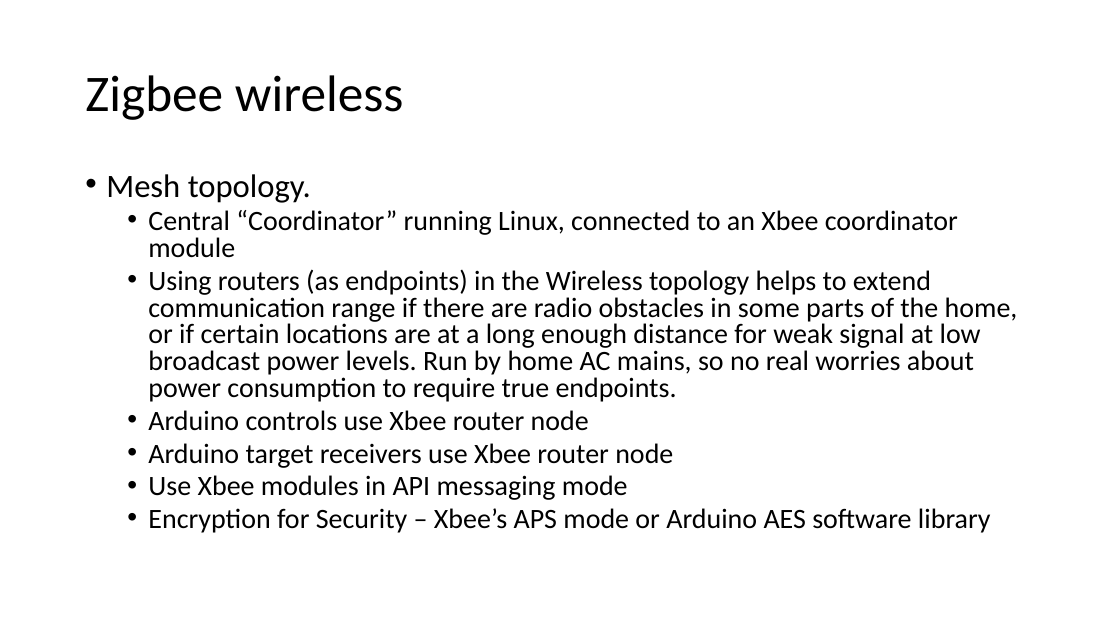
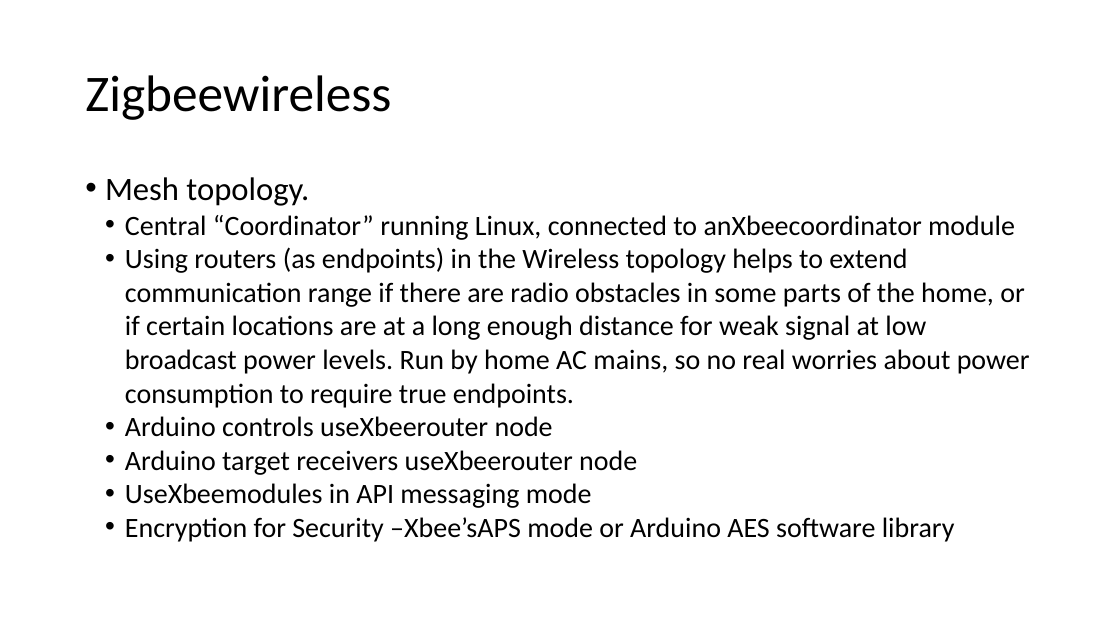
Before and after one commit to amigabill/jhu_EN525.743, a slide deck: slide 3 of Docs/pdr_wtoner_2015fall.pptx. Drawn at 1120x630 pixels with LibreOffice and Linux fonts; fonts in the diff are those of the drawing. Boxes give left, top, right and bottom in pixels: in the first picture for what was removed or moved away, otherwise in the second. Text is boxed around its words. In the diff, an @@ line names an element or a change of style, - is before the commit and + after.

```diff
--- a/Docs/pdr_wtoner_2015fall.pptx
+++ b/Docs/pdr_wtoner_2015fall.pptx
@@ text at (85,75,391,120): spaces changed @@
-Zigbee wireless
+Zigbeewireless
@@ text at (105,177,1030,408): indent changed; line spacing 0.8 to 0.9; less space between paragraphs; line spacing 0.8 to 1 @@
@@ text at (125,215,1015,240): text changed @@
-  • Central “Coordinator” running Linux, connected to an Xbee coordinator module
+  • Central “Coordinator” running Linux, connected to anXbeecoordinator module
@@ text at (125,416,955,542): text changed @@
-  • Arduino controls use Xbee router node
-  • Arduino target receivers use Xbee router node
-  • Use Xbee modules in API messaging mode
-  • Encryption for Security – Xbee’s APS mode or Arduino AES software library
+  • Arduino controls useXbeerouter node
+  • Arduino target receivers useXbeerouter node
+  • UseXbeemodules in API messaging mode
+  • Encryption for Security –Xbee’sAPS mode or Arduino AES software library
```
Also in this commit, not shown: 6 other slides changed, 5 slides added.
